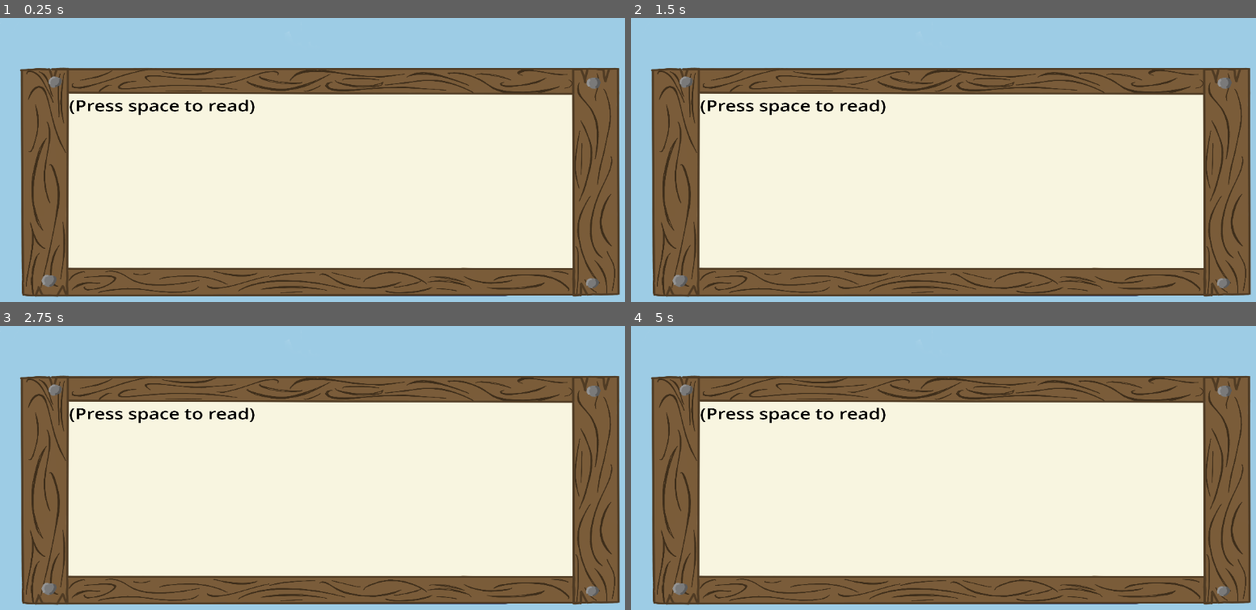
Above: before the commit, frames 1-4 (two rows, left to right).
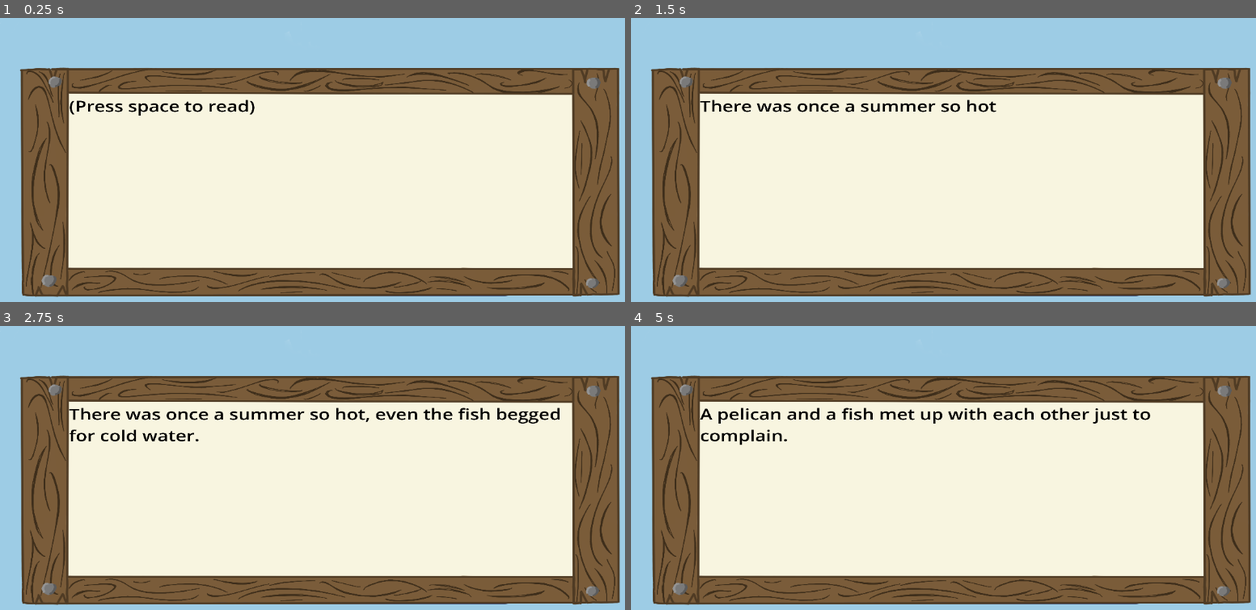
Above: after the commit, the same moments.

Repository: CISC204-S25/final-project-team-6
Game: Godot game, scene res://IntroStory.tscn
Same seed, same stepped clock (60 frames per second), same inputs: the game is played once before the commit and once after it. This scene is started directly instead of the project's main scene.
Inputs:
- Up to frame 1 (0.25 s): no input
- Up to frame 2 (1.5 s): tap Space (Space, bound only after the commit) at 0.5, 0.6, 1.25, 1.35 s; hold D (BirdRight) 0.53-1.28 s; hold S (BirdDown) from 1.28 s (still down)
- Up to frame 3 (2.75 s): tap Space (Space, bound only after the commit) at 2, 2.1 s; release S (BirdDown) at 2.03 s; hold D (BirdRight) from 2.03 s (still down)
- Up to frame 4 (5 s): tap Space (Space, bound only after the commit) at 2.75, 2.85, 3.5, 3.6, 4.25, 4.35 s; release D (BirdRight) at 2.78 s; hold W (BirdUp) 2.78-3.53 s; hold A (BirdLeft) from 3.53 s (still down)

The runs differ from the first frame. In frame 1, 0.3% of the frame differs, in the area x 11-41%, y 28-35%; in frame 2, 1.0%; in frame 3, 1.9%, in the area x 10-90%, y 28-41%; in frame 4, 1.6%.

Commit message:
IntroStory
I completed the intro story, and the code so you can click through it. I also added the boat.

Diff:
--- a/final-project/IntroStory.tscn
+++ b/final-project/IntroStory.tscn
@@ -1,24 +1,27 @@
-[gd_scene load_steps=2 format=3 uid="uid://lml4my8miwx2"]
+[gd_scene load_steps=3 format=3 uid="uid://lml4my8miwx2"]
 
 [ext_resource type="Texture2D" uid="uid://q1xeinfb4a28" path="res://Textbox.png" id="1_j1j1x"]
+[ext_resource type="Script" path="res://intro_story.gd" id="2_xs5l8"]
 
 [node name="Textbox" type="Sprite2D"]
 position = Vector2(576, 334)
 scale = Vector2(0.332286, 0.27405)
 texture = ExtResource("1_j1j1x")
+script = ExtResource("2_xs5l8")
 
 [node name="Sprite2D" type="Sprite2D" parent="."]
 
 [node name="Label" type="Label" parent="Sprite2D"]
 anchors_preset = -1
-anchor_left = -1353.97
-anchor_top = -562.399
-anchor_right = 1303.03
-anchor_bottom = 539.643
-offset_left = -9.03296
-offset_top = -6.60095
-offset_right = 35.974
-offset_bottom = 29.357
+anchor_left = -1366.29
+anchor_top = -569.239
+anchor_right = 1326.71
+anchor_bottom = 572.761
+offset_left = 3.29407
+offset_top = 3.23901
+offset_right = 18.2939
+offset_bottom = -14.761
 theme_override_colors/font_color = Color(0, 0, 0, 1)
 theme_override_font_sizes/font_size = 100
 text = "(Press space to read)"
+autowrap_mode = 2
--- /dev/null
+++ b/final-project/intro_story.gd
@@ -0,0 +1,34 @@
+extends Sprite2D
+var Dialogue
+var currentString = 0
+@export var isTyping = false
+# Called when the node enters the scene tree for the first time.
+func _ready() -> void:
+	Dialogue = ["(Press space to read)",
+	"There was once a summer so hot, even the fish begged for cold water.",
+	"A pelican and a fish met up with each other just to complain.",
+	"In the middle of their conversation a huge cruise ship appeared in " +
+	"front of them.The ship had many humans who clearly weren't affected by " +
+	"the sun's death rays.", "The fish and pelican then devised a plan to " +
+	"create a vacation of their own, by taking things from the humans." ]
+
+
+# Called every frame. 'delta' is the elapsed time since the previous frame.
+func _process(delta: float) -> void:
+	$Sprite2D/Label.show()
+	if Input.is_action_just_pressed("Space") and not isTyping:
+		currentString = currentString + 1
+
+		if currentString >= Dialogue.size():
+			currentString= 0
+		type_letters()
+
+
+
+func type_letters():
+	$Sprite2D/Label.text = ""
+	for letter in Dialogue[currentString]:
+		$Sprite2D/Label.text = $Sprite2D/Label.text + letter
+		await get_tree().create_timer(0.02).timeout
+		isTyping = true
+	isTyping = false
--- a/final-project/project.godot
+++ b/final-project/project.godot
@@ -57,3 +57,8 @@
 "events": [Object(InputEventKey,"resource_local_to_scene":false,"resource_name":"","device":-1,"window_id":0,"alt_press …(195 unchanged characters)…
 ]
 }
+Space={
+"deadzone": 0.5,
+"events": [Object(InputEventKey,"resource_local_to_scene":false,"resource_name":"","device":-1,"window_id":0,"alt_pressed":false,"shift_pressed":false,"ctrl_pressed":false,"meta_pressed":false,"pressed":false,"keycode":0,"physical_keycode":32,"key_label":0,"unicode":32,"location":0,"echo":false,"script":null)
+]
+}
Binary file added: final-project/boat.png
Not shown, added: final-project/boat.png.import
